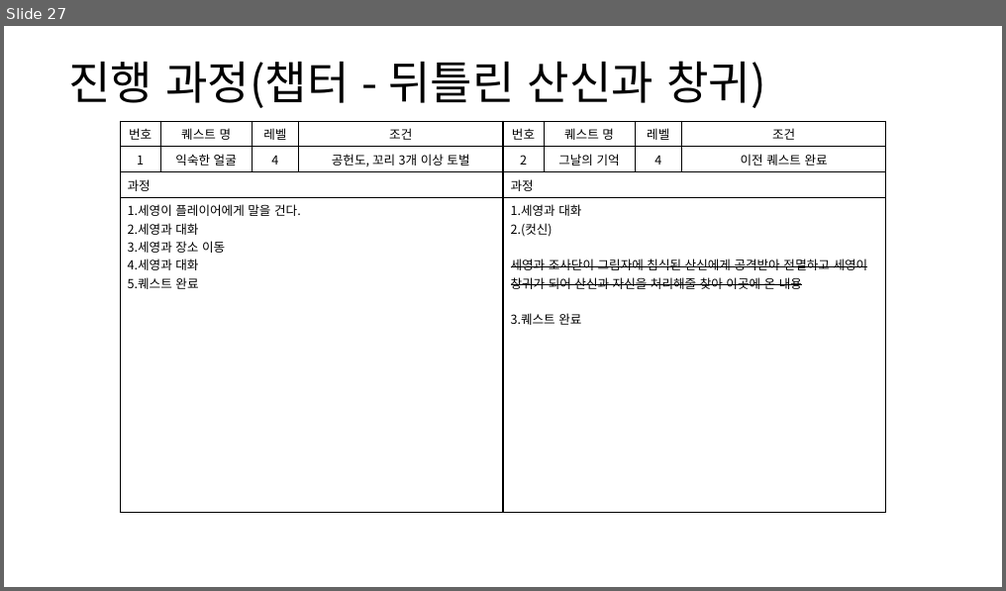
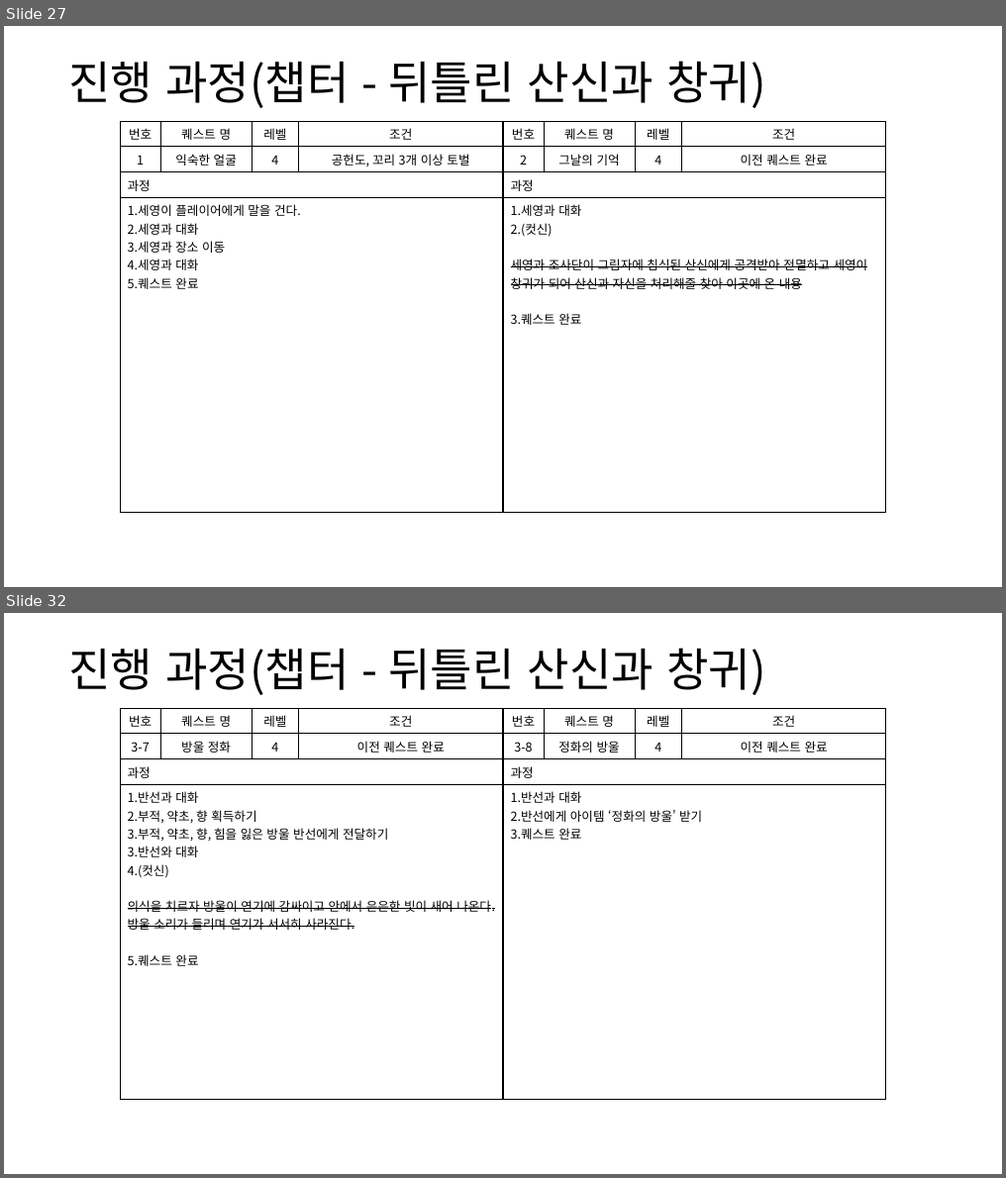
Before and after one commit to yjk0401/unityenginebasic_9th, a slide deck: 기획/퀘스트(메인) 기획서.pptx. Shown one above the other, each under a label of ours: slide 27 before the commit, slides 27 and 32 after it; the slides between them are not shown. The pictures are 1006x591 and 1006x1178 pixels, drawn with LibreOffice and Linux fonts; fonts in the diff are those of the drawing. Boxes give left, top, right and bottom in pixels: in the first picture for what was removed or moved away, otherwise in the second. Text is boxed around its words. In the diff, an @@ line names an element or a change of style, - is before the commit and + after.

```diff
--- a/기획/퀘스트(메인) 기획서.pptx
+++ b/기획/퀘스트(메인) 기획서.pptx
@@ slide 32 added at [4, 613, 1002, 1174], background #FFFFFF @@
@@ text added at [68, 648, 766, 695], 44 pt, text #000000 @@
+진행 과정(챕터 - 뒤틀린 산신과 창귀)
@@ table added at [120, 708, 503, 1090], 4 rows, 4 columns @@
+번호 | 퀘스트 명 | 레벨 | 조건
+3-7 | 방울 정화 | 4 | 이전 퀘스트 완료
+과정 |  |  | 
+1.반선과 대화 / 2.부적, 약초, 향 획득하기 / 3.부적, 약초, 향, 힘을 잃은 방울 반선에게 전달하기 / 3.반선와 대화 / 4.(컷신) / 의식을 치르자 방울이 연기에 감싸이고 안에서 은은한 빛이 새어 나온다. 방울 소리가 들리며 연기가 서서히 사라진다. / 5.퀘스트 완료 |  |  | 
@@ table added at [503, 708, 887, 1090], 4 rows, 4 columns @@
+번호 | 퀘스트 명 | 레벨 | 조건
+3-8 | 정화의 방울 | 4 | 이전 퀘스트 완료
+과정 |  |  | 
+1.반선과 대화 / 2.반선에게 아이템 ‘정화의 방울’ 받기 / 3.퀘스트 완료 |  |  | 
```
Also in this commit, not shown: 2 slides changed, 7 other slides added, 1 other file.
